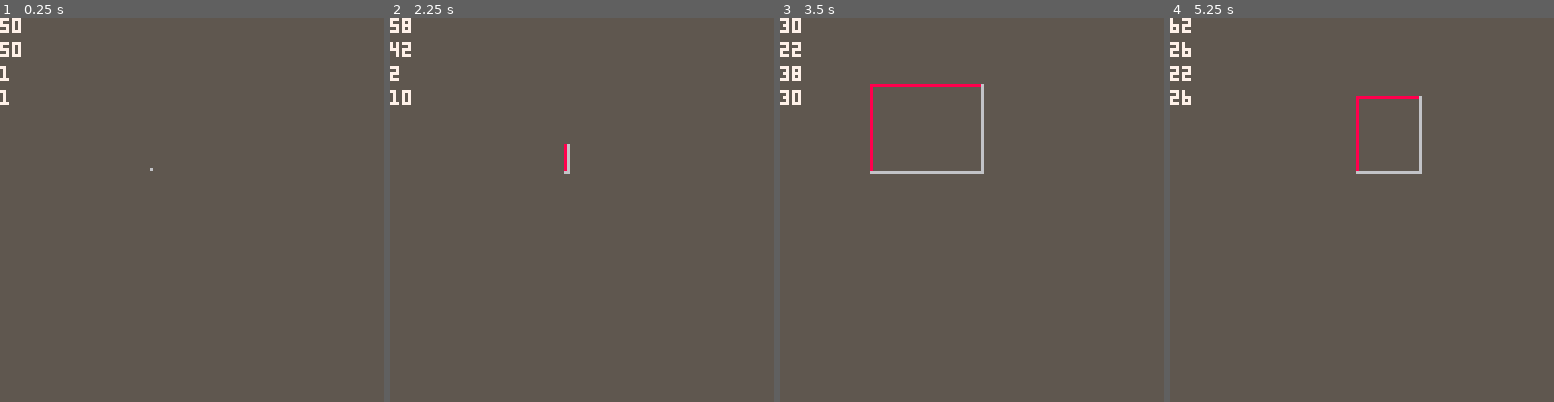
Above: before the commit, frames 1-4 (left to right).
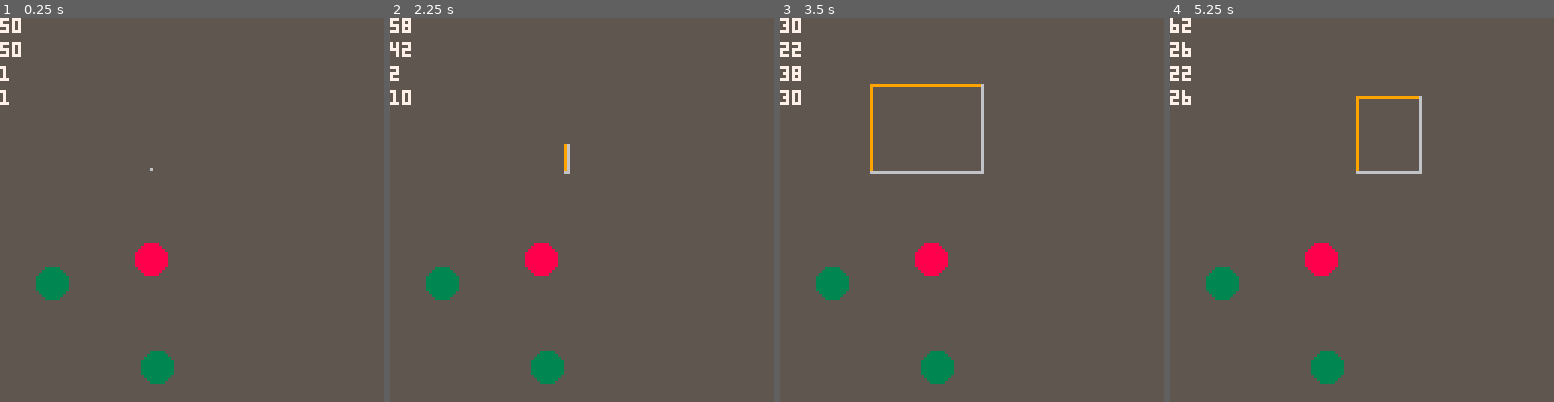
Above: after the commit, the same moments.

Repository: maxledlie/selectron-p8
Game: PICO-8 cartridge jammer.p8
Two runs of this game, one before a commit and one after it. Both use one fixed random seed, a clock stepped at 60 frames per second and the inputs below.
Inputs:
- Up to frame 1 (0.25 s): no input
- Up to frame 2 (2.25 s): tap X (X key) at 0.33, 1.07, 1.85 s; tap O (Z key) at 0.7, 1.7, 2.1 s; hold Right 1.6-2.1 s; hold Up from 2.15 s (still down)
- Up to frame 3 (3.5 s): release Up at 2.42 s; hold Right 2.47-3.03 s; tap O (Z key) at 2.5, 2.9, 3.3 s; tap X (X key) at 2.97 s; hold Left from 3.08 s (still down)
- Up to frame 4 (5.25 s): release Left at 3.58 s; hold Down 3.63-3.97 s; tap O (Z key) every 0.4 s from 3.7 to 4.9 s; hold Right 4.02-4.68 s; tap X (X key) at 4.08, 5.2 s; hold Up 4.73-5.03 s; hold Left from 5.08 s (still down)

The runs differ from the first frame. In frame 1, 1.8% of the frame differs, in the area x 9-46%, y 58-96%; in frame 2, 1.8%; in frame 3, 2.2%, in the area x 9-53%, y 17-96%; in frame 4, 2.1%.

Commit message:
Selection logic and display

Diff:
--- a/jammer.p8
+++ b/jammer.p8
@@ -21,6 +21,26 @@
 width = 1
 height = 1
 
+state = {
+    good_dots = {
+        { x = 52, y = 116, age = 5.00 },
+        { x = 17, y = 88, age = 4.00 },
+    },
+    bad_dots = {
+        { x = 50, y = 80, age = 2.00 },
+    }
+}
+
+-- TYPES
+function box_new(x, y, width, height)
+    return  {
+        x = x,
+        y = y,
+        width = width,
+        height = height
+    }
+end
+
 
 -- SEMANTICS
 --
@@ -29,8 +49,59 @@
 --
 -- x, y refer to the top left
 
+function compute_boxlets(full_box)
+    -- Given current full box, returns x and y coordinates and dimensions of the
+    -- boxlets. There may be up to four.
+    local a = {
+        width = min(width, 128 - x),
+        height = min(height, 128 - y),
+        x = x,
+        y = y,
+    }
+
+    local b = {
+        width = width - a.width,
+        height = a.height,
+        x = 0,
+        y = y,
+    }
+
+    local c = {
+        width = a.width,
+        height = height - a.height,
+        x = a.x,
+        y = 0,
+    }
+
+    local d = {
+        width = width - a.width,
+        height = height - a.height,
+        x = 0,
+        y = 0,
+    }
+
+    ret = {}
+    for i, boxlet in ipairs({a, b, c, d}) do
+        if boxlet.width > 0 and boxlet.height > 0 then
+            add(ret, boxlet)
+        end
+    end
+    return ret
+end
+
+function is_selected(x, y, boxlets)
+    -- Returns true if a given pixel is contained in the selection box
+    for i, box in ipairs(boxlets) do
+        if x > box.x and x < box.x + box.width and
+           y > box.y and y < box.y + box.height then
+            return true
+        end
+    end
+
+    return false
+end
+
 function _draw()
-    cls(5)
 
     if not btn(Z) then
         if (btn(LEFT)) x = x - SPEED
@@ -73,68 +144,46 @@
     width = min(width, 127)
     height = min(height, 127)
 
+    full_box = box_new(x, y, width, height)
+
     -- Work out "boxlet" bounds
     -- Depending on our position there can be up to four smaller "boxlets" if we wrap around
     -- the x and/or y boundaries.
-
-    local a = {
-        width = min(width, 128 - x),
-        height = min(height, 128 - y),
-        x = x,
-        y = y,
-    }
-
-    local b = {
-        width = width - a.width,
-        height = a.height,
-        x = 0,
-        y = y,
-    }
-
-    local c = {
-        width = a.width,
-        height = height - a.height,
-        x = a.x,
-        y = 0,
-    }
-
-    local d = {
-        width = width - a.width,
-        height = height - a.height,
-        x = 0,
-        y = 0,
-    }
+    boxlets = compute_boxlets(full_box)
+
+    -- DRAW
+    cls(5)
+
+    draw_dots()
 
     -- Draw the four boxlets. Any with negative dimensions should be omitted.
-    tl_color = btn(Z) and 6 or 8
+    tl_color = btn(Z) and 6 or 9
     br_color = btn(Z) and 12 or 6
-    for i, box in ipairs({ a, b, c, d }) do
+    for i, box in ipairs(boxlets) do
         local x1 = box.x + box.width - 1
         local y1 = box.y + box.height - 1
-        if box.width > 0 and box.height > 0 then
-            if box.y ~= 0 then
-                line(box.x, box.y, x1, box.y, tl_color)
-            else
-                dashed_line_horizontal(box.x, x1, box.y, tl_color)
-            end
-
-            if box.x ~= 0 then
-                line(box.x, box.y, box.x, y1, btn(Z) and 6 or 8)
-            else
-                dashed_line_vertical(box.y, y1, box.x, tl_color)
-            end
-
-            if x1 ~= 127 then
-                line(x1, box.y, x1, y1, btn(Z) and 12 or 6)
-            else
-                dashed_line_vertical(box.y, y1, x1, tl_color)
-            end
-
-            if y1 ~= 127 then
-                line(box.x, y1, x1, y1, br_color)
-            else
-                dashed_line_horizontal(box.x, x1, y1, br_color)
-            end
+        if box.y ~= 0 then
+            line(box.x, box.y, x1, box.y, tl_color)
+        else
+            dashed_line_horizontal(box.x, x1, box.y, tl_color)
+        end
+
+        if box.x ~= 0 then
+            line(box.x, box.y, box.x, y1, tl_color)
+        else
+            dashed_line_vertical(box.y, y1, box.x, tl_color)
+        end
+
+        if x1 ~= 127 then
+            line(x1, box.y, x1, y1, br_color)
+        else
+            dashed_line_vertical(box.y, y1, x1, tl_color)
+        end
+
+        if y1 ~= 127 then
+            line(box.x, y1, x1, y1, br_color)
+        else
+            dashed_line_horizontal(box.x, x1, y1, br_color)
         end
     end
 
@@ -144,6 +193,21 @@
     print(y, 0, 8)
     print(width, 0, 16)
     print(height, 0, 24)
+end
+
+function draw_dots()
+    for i, dot in ipairs(state.good_dots) do
+        if is_selected(dot.x, dot.y, boxlets) then
+            circ(dot.x, dot.y, 6, 10)
+        end
+        circfill(dot.x, dot.y, 5, 3)
+    end
+    for i, dot in ipairs(state.bad_dots) do
+        if is_selected(dot.x, dot.y, boxlets) then
+            circ(dot.x, dot.y, 6, 10)
+        end
+        circfill(dot.x, dot.y, 5, 8)
+    end
 end
 
 function dashed_line_horizontal(x0, x1, y, color)
